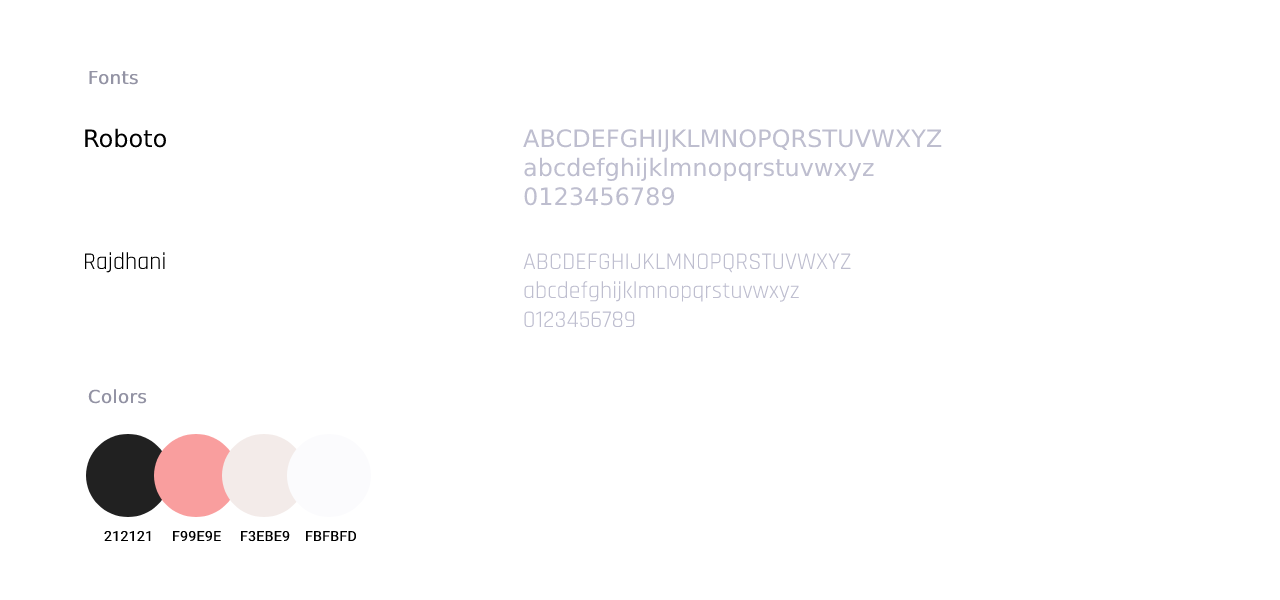
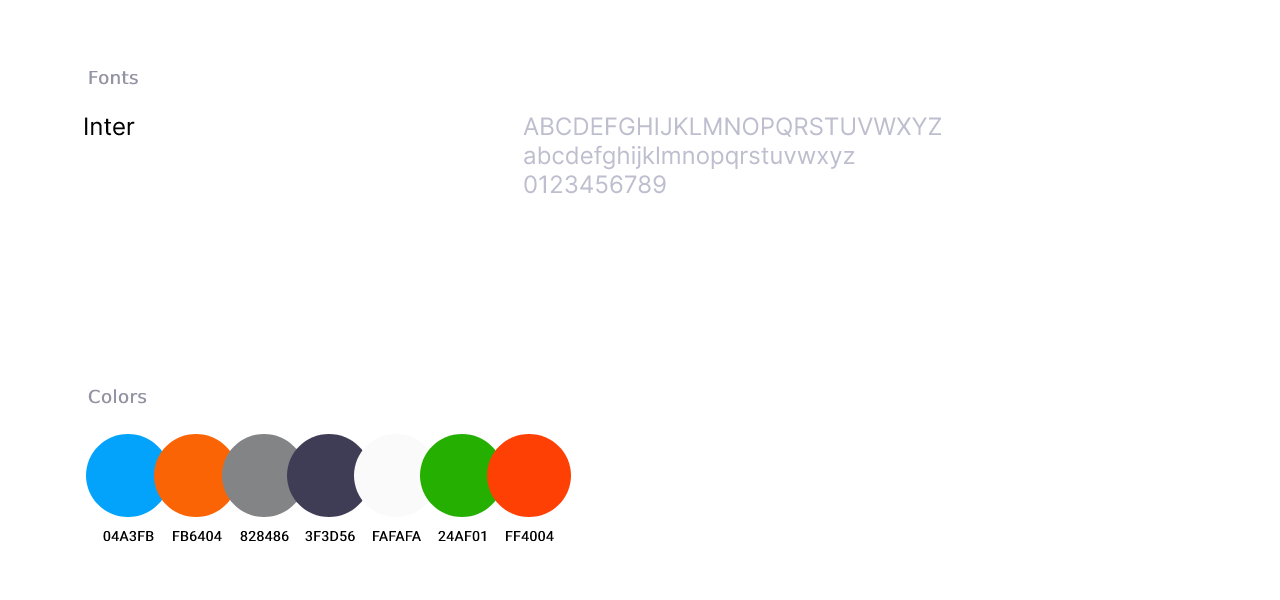
Two versions of the same layered image (1280px x 600px). Layer-by-layer changes:
added group "COLOR_ITEM 07" with 2 layers in group "Colors" over [506, 531, 554, 542]
added layer "FF4004" in group "COLOR_ITEM 07" over [506, 531, 554, 542]
added group "COLOR_ITEM 06" with 2 layers in group "Colors" over [438, 531, 486, 542]
added layer "24AF01" in group "COLOR_ITEM 06" over [438, 531, 486, 542]
added group "COLOR_ITEM 05" with 2 layers in group "Colors" over [373, 531, 421, 541]
added layer "FAFAFA" in group "COLOR_ITEM 05" over [373, 531, 421, 541]
renamed "FBFBFD" to "3F3D56", painted on it over [305, 531, 356, 542]
renamed "F3EBE9" to "828486", painted on it over [240, 531, 290, 542]
renamed "F99E9E" to "FB6404", painted on it over [180, 531, 222, 542]
renamed "212121" to "04A3FB", painted on it over [103, 531, 154, 542]
removed group "Font 02" (2 layers) from group "Fonts" over [85, 252, 851, 327]
removed layer "Rajdhani" from group "Font 02" over [85, 252, 165, 273]
removed layer "ABCDEFGHIJKLMNOPQRSTUVWXYZ abcde" (1st of 2, in "Fonts" › "Font 02") from group "Font 02" over [523, 253, 851, 327]
renamed "Roboto" to "Inter", painted on it over [85, 117, 166, 148]
painted on "ABCDEFGHIJKLMNOPQRSTUVWXYZ abcde" (in "Fonts" › "Font 01") over [523, 117, 942, 206]
